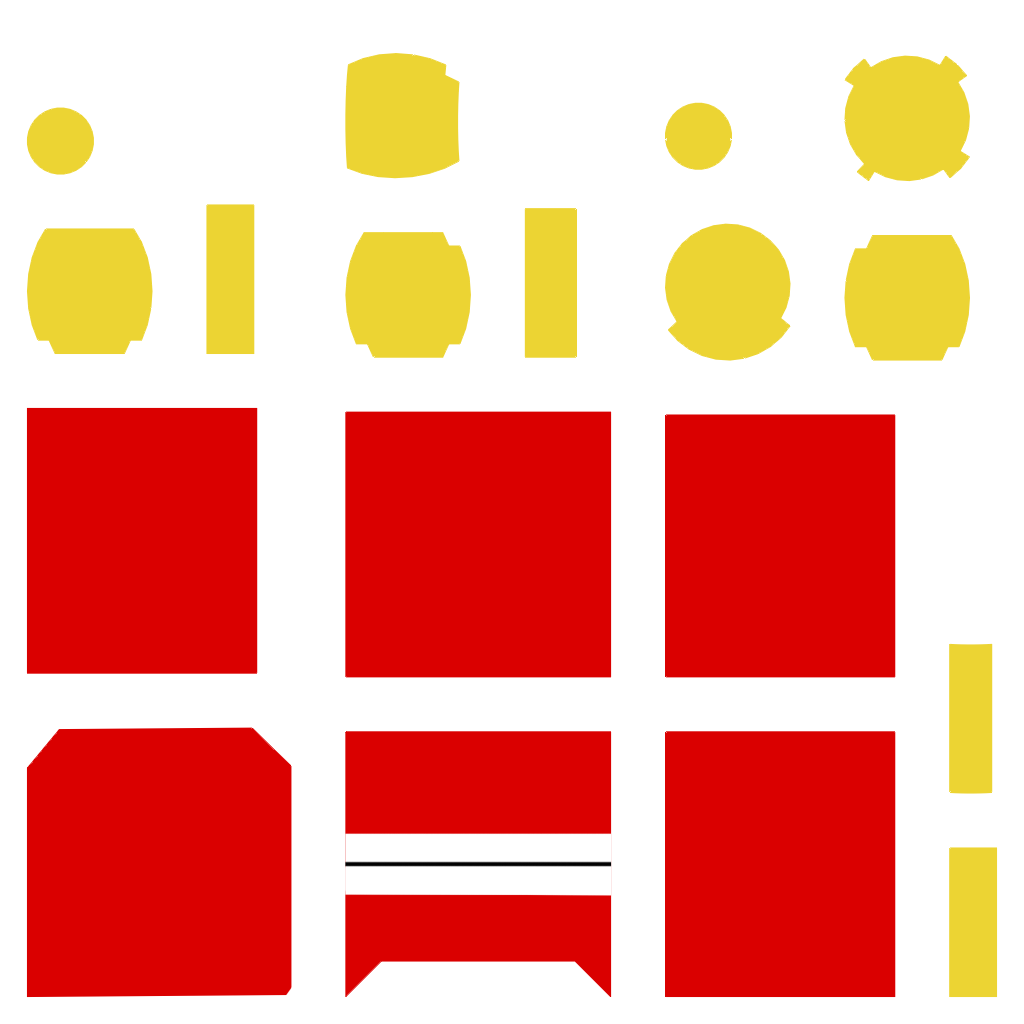
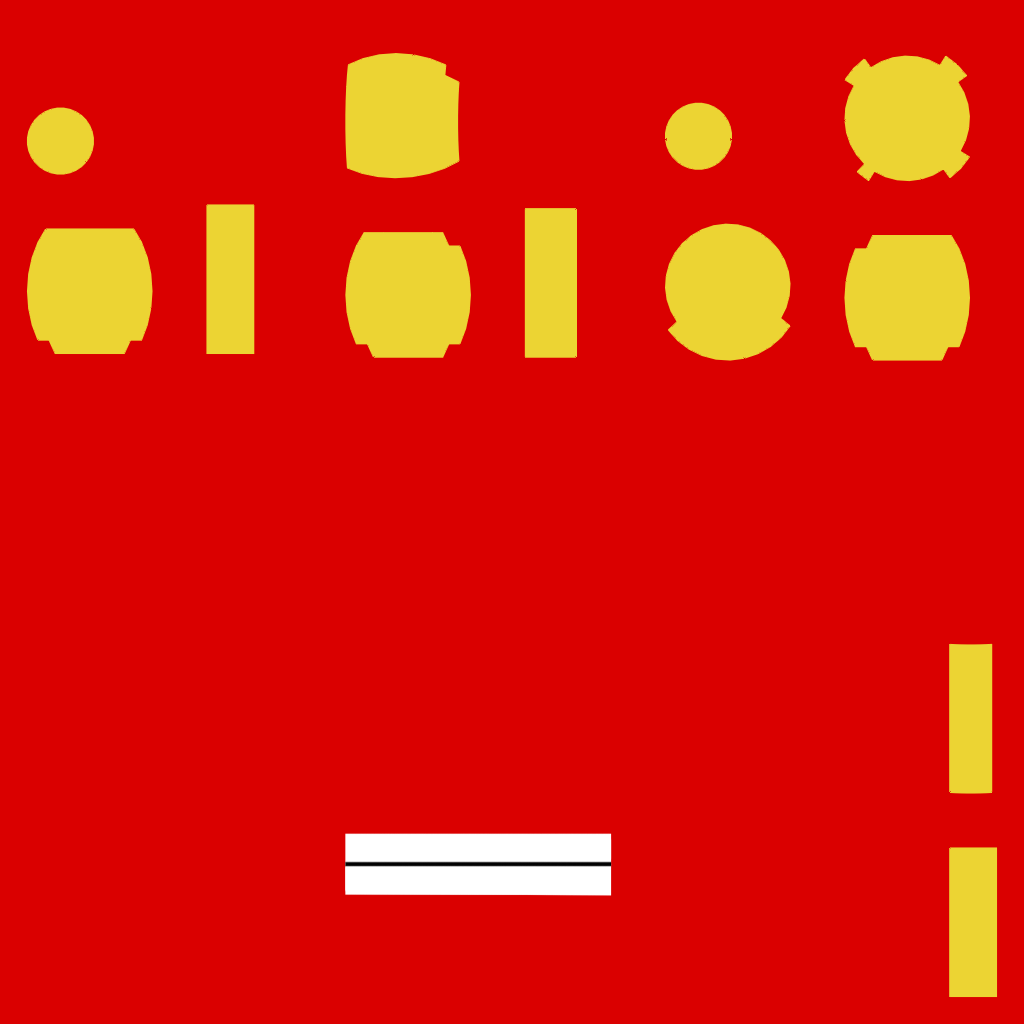
Comparing the layer stacks of the two 1024x1024 images. Changes:
added layer "Layer 2" over [0,0,1024,1024]
